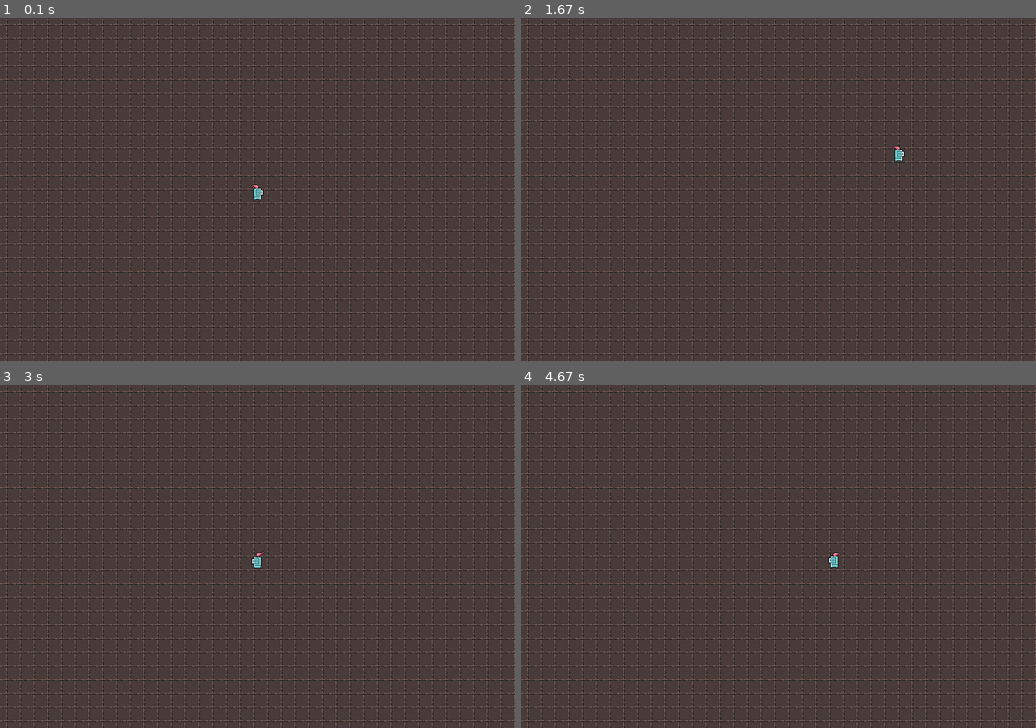
Above: before the commit, frames 1-4 (two rows, left to right).
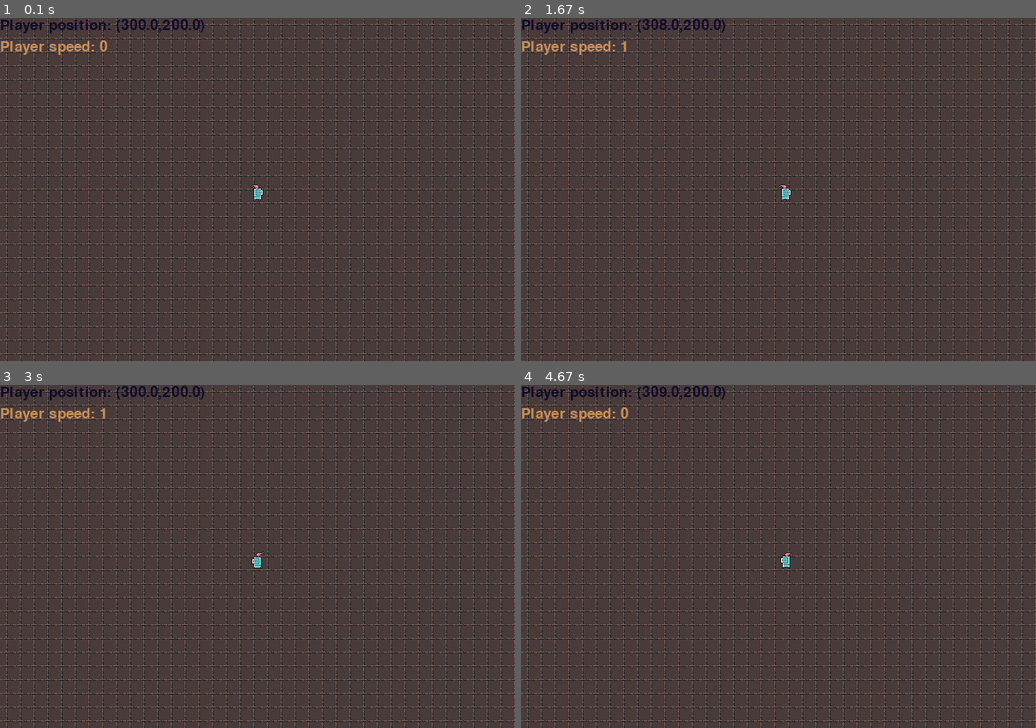
Above: after the commit, the same moments.

Repository: YoungTeurus/PYGame_Tutuorial
Game: pygame game, started from __main__.py
Same seed, same stepped clock (60 frames per second), same inputs: the game is played once before the commit and once after it.
Inputs (mouse positions are in pixels of both pictures, inside the frame that each line leads up to):
- Up to frame 1 (0.1 s): no input
- Up to frame 2 (1.67 s): hold D 0.33-0.8 s; move the mouse to (757, 203) at 0.37 s; hold W 0.83-1.13 s; hold D 1.17-1.63 s
- Up to frame 3 (3 s): hold A 1.67-2.2 s; hold S 2.23-2.53 s; hold A 2.57-2.97 s
- Up to frame 4 (4.67 s): hold W 3-3.37 s; hold D 3.4-4.03 s; hold S 4.07-4.43 s; hold A from 4.47 s (still down)

The runs differ from the first frame. In frame 1, 0.8% of the frame differs, in the area x 0-40%, y 0-11%; in frame 2, 0.9%; in frame 3, 0.8%; in frame 4, 1.0%, in the area x 0-63%, y 0-54%.

Commit message:
Рефакторинг в процессе (перед тем, как сделать загрузку изоражений из файлов)

Diff:
--- /dev/null
+++ b/Objects.py
@@ -0,0 +1,165 @@
+import random
+import pygame
+
+# Настройки
+from __main__ import window_w, window_h
+
+ticks_before_change_frame = 5  # Сколько тиков должно пройти перед сменой кадра
+
+
+# Класс камеры для отрисовки мира
+class Camera:
+    x = 0
+    y = 0
+    w = window_w
+    h = window_h
+    visible_rect = pygame.Rect(x - 100, y - 100, w + 200, h + 200)
+
+    def __init__(self):
+        pass
+
+    def move(self, dx, dy):
+        self.x += dx
+        self.y += dy
+        self.visible_rect.x, self.visible_rect.y = -self.x, -self.y
+
+
+# Класс объекта игрового мира, содержит методы draw и tick
+class WorldObject:
+    w = 25
+    h = 25
+
+    def __init__(self, surface, x, y):
+        self.surface = surface
+        self.x = x
+        self.y = y
+        self.color = (random.randint(0, 255), random.randint(0, 255), random.randint(0, 255))
+
+    def draw(self, camera=None):
+        # dx, dy = 0, 0
+        # if camera is not None:
+        #    dx = camera.x
+        #    dy = camera.y
+        # pygame.draw.rect(self.surface, self.color,
+        #                 (int(self.x - (self.w / 2) + dx),
+        #                  int(self.y - (self.h / 2) + dy),
+        #                  int(self.w),
+        #                  int(self.h))
+        #                 )
+        pass
+
+    def move(self, dx, dy):
+        self.x += dx
+        self.y += dy
+        pass
+
+    def __lt__(self, other):
+        return self.y < other.y
+
+    def tick(self):
+        pass
+
+    def __str__(self):
+        return "(WorldObject,({x},{y}))".format(**{'x': self.x,
+                                                   'y': self.y})
+
+
+# Класс объекта с текстурами
+class SpritedObject(WorldObject, pygame.sprite.Sprite):
+    w = None
+    h = None
+    need_to_scale = False
+    looking_left = False
+
+    def __init__(self, surface, x, y, image, size=None):
+        WorldObject.__init__(self, surface, x, y)
+        pygame.sprite.Sprite.__init__(self)
+        self.image = image
+        self.rect = self.image.get_rect()
+        self.rect.x += int(self.x)
+        self.rect.y += int(self.y)
+        if size is not None:
+            self.w = size[0]
+            self.h = size[1]
+            self.rect.x -= int(self.w / 2)
+            self.rect.y -= int(self.h / 2)
+            self.need_to_scale = True
+
+    def draw(self, camera=None):
+        # surface_to_draw = None
+        # rect_to_draw = None
+
+        need_to_draw = False
+        if camera is not None:
+            rect_to_draw = pygame.Rect.copy(self.rect)
+            rect_to_draw.x += camera.x
+            rect_to_draw.y += camera.y
+        else:
+            rect_to_draw = self.rect
+
+        if self.rect.colliderect(camera.visible_rect):
+            need_to_draw = True
+
+        if need_to_draw:
+            if self.need_to_scale:
+                surface_to_draw = pygame.transform.scale(self.image, (self.w, self.h))
+            else:
+                surface_to_draw = self.image
+
+            if self.looking_left:
+                surface_to_draw = pygame.transform.flip(surface_to_draw, True, False)
+
+            self.surface.blit(surface_to_draw, rect_to_draw)
+            return True
+        return False
+
+
+# Класс объекта с анимацией
+class AnimatedObject(SpritedObject):
+    frame = 0
+    timer = 0
+
+    def __init__(self, surface, x, y, image_list, size=None):
+        SpritedObject.__init__(self, surface, x, y, image_list[0], size)
+        self.image_list = image_list
+        self.len_of_image_list = len(self.image_list)
+
+    def move(self, dx, dy):
+        super().move(dx, dy)
+        self.rect.x = int(self.x - (self.w / 2))
+        self.rect.y = int(self.y - (self.h / 2))
+
+    def tick(self):
+        self.timer += 1
+        if self.timer > ticks_before_change_frame:
+            self.timer = 0
+            self.frame = (self.frame + 1) % self.len_of_image_list
+            self.image = self.image_list[self.frame]
+
+    # Пропуск кадров (для убыстрения анимации)
+    def skip_frame(self, frames=None):
+        frames_to_skip = 1
+        if frames is not None:
+            frames_to_skip = frames
+        self.frame = (self.frame + frames_to_skip) % self.len_of_image_list
+        self.image = self.image_list[self.frame]
+
+
+# Класс текстового объекта
+class TextObject(WorldObject):
+    text = ""
+
+    def __init__(self, surface, x, y, text=None):
+        super().__init__(surface, x, y)
+        self.font = pygame.font.Font(None, 25)
+        if text is not None:
+            self.text = text
+
+    def draw(self, camera=None):
+        # Создаём "картинку теста"
+        text_img = self.font.render(self.text, True, self.color)
+        # Накладываем её на поверхность
+        self.surface.blit(text_img, [self.x, self.y])
+
+    def set_text(self, text):
+        self.text = text
--- /dev/null
+++ b/Player.py
@@ -0,0 +1,71 @@
+from Objects import AnimatedObject
+from __main__ import window_w, window_h
+
+# Настройки
+percent_of_running_animation = 0.5  # На сколько процентов от максимальной скорости
+# должен двигаться игрок, чтобы ускорить анимацию
+
+
+# Класс игрока, хранящий камеру
+class Player(AnimatedObject):
+    max_speed = 4
+    current_speed = 0
+    float_current_speed = 0
+    float_acceleration = 0
+    is_moving = False
+
+    def __init__(self, surface, x, y, camera, image_list, size=None):
+        super().__init__(surface, x, y, image_list, size)
+        self.camera = camera
+
+    def player_move(self, direction):
+        if self.is_moving is not True:  # Если игрок только начал двигаться
+            self.float_acceleration = 0.1  # Придаём начальное ускорение
+        else:
+            self.float_acceleration *= 1.005
+        if self.float_acceleration > self.max_speed:  # Ограничиваем макс. скорость
+            self.float_acceleration = self.max_speed
+        self.is_moving = True
+
+        # Собственно движение
+        if direction == 'up':
+            self.move(0, -self.current_speed)
+            if self.y + self.camera.y < 10 + self.h:  # Расстояние до края окна - 10 пикселей
+                self.camera.move(0, self.current_speed)
+        if direction == 'down':
+            self.move(0, self.current_speed)
+            if self.y + self.camera.y > window_h - 10 - self.h:  # Расстояние до края окна - 10 пикселей
+                self.camera.move(0, -self.current_speed)
+        if direction == 'left':
+            self.looking_left = True
+            self.move(-self.current_speed, 0)
+            if self.x + self.camera.x < 10 + self.w:  # Расстояние до края окна - 10 пикселей
+                self.camera.move(self.current_speed, 0)
+        if direction == 'right':
+            self.looking_left = False
+            self.move(self.current_speed, 0)
+            if self.x + self.camera.x > window_w - 10 - self.w:  # Расстояние до края окна - 10 пикселей
+                self.camera.move(-self.current_speed, 0)
+
+    def tick(self):
+        super().tick()
+        if self.is_moving is not True:  # Торможение игрока
+            self.float_acceleration = 0
+            self.float_current_speed = 0
+            self.current_speed = 0
+            return
+
+        self.float_current_speed += self.float_acceleration  # Добавляем к скорсти текущее ускорение
+        if self.float_current_speed > self.max_speed:  # Ограничиваем макс. скорость
+            self.float_current_speed = self.max_speed
+        if self.float_current_speed < 0:
+            self.float_current_speed = 0
+
+        # Пропускаем кадры анимации, если скорость достаточно большая
+        if self.float_current_speed > self.max_speed * percent_of_running_animation:
+            self.skip_frame(1)
+
+        self.current_speed = int(self.float_current_speed)
+
+    def stop_moving(self):
+        self.is_moving = False
--- a/__main__.py
+++ b/__main__.py
@@ -4,7 +4,15 @@
 import os
 import sys
 
+# Размеры окошка
+window_w = 600
+window_h = 400
 
+from Objects import Camera, SpritedObject, AnimatedObject, TextObject
+from Player import Player
+
+
+# Возвращает путь до папки скрипта
 def get_script_dir(follow_symlinks=True):
     if getattr(sys, 'frozen', False):  # py2exe, PyInstaller, cx_Freeze
         path = os.path.abspath(sys.executable)
@@ -23,164 +31,8 @@
 GREEN = (0, 200, 64)
 RED = (255, 0, 0)
 # Конец цветов
-# Размеры окошка
-window_w = 600
-window_h = 400
+
 FPS = 30
-ticks_before_change_frame = 5  # Сколько тиков должно пройти перед сменой кадра
-
-
-# Класс камеры для отрисовки мира?
-class Camera:
-    x = 0
-    y = 0
-    w = window_w
-    h = window_h
-    visible_rect = pygame.Rect(x - 100, y - 100, w + 200, h + 200)
-
-    def __init__(self):
-        pass
-
-    def move(self, dx, dy):
-        self.x += dx
-        self.y += dy
-        self.visible_rect.x, self.visible_rect.y = -self.x, -self.y
-
-
-# Класс объекта игрового мира, содержит методы draw и tick
-class WorldObject:
-    w = 25
-    h = 25
-
-    def __init__(self, surface, x, y):
-        self.surface = surface
-        self.x = x
-        self.y = y
-        self.color = (random.randint(0, 255), random.randint(0, 255), random.randint(0, 255))
-
-    def draw(self, camera=None):
-        dx, dy = 0, 0
-        if camera is not None:
-            dx = camera.x
-            dy = camera.y
-        pygame.draw.rect(self.surface, self.color,
-                         (int(self.x - (self.w / 2) + dx),
-                          int(self.y - (self.h / 2) + dy),
-                          int(self.w),
-                          int(self.h))
-                         )
-
-    def move(self, dx, dy):
-        self.x += dx
-        self.y += dy
-
-    def __lt__(self, other):
-        return self.y < other.y
-
-    def tick(self):
-        pass
-
-
-# Класс объекта с текстурами
-class SpritedObject(WorldObject, pygame.sprite.Sprite):
-    w = None
-    h = None
-    need_to_scale = False
-    looking_left = False
-
-    def __init__(self, surface, x, y, image, size=None):
-        WorldObject.__init__(self, surface, x, y)
-        pygame.sprite.Sprite.__init__(self)
-        self.image = image
-        self.rect = self.image.get_rect()
-        self.rect.x += int(self.x)
-        self.rect.y += int(self.y)
-        if size is not None:
-            self.w = size[0]
-            self.h = size[1]
-            self.rect.x -= int(self.w / 2)
-            self.rect.y -= int(self.h / 2)
-            self.need_to_scale = True
-
-    def draw(self, camera=None):
-        # surface_to_draw = None
-        # rect_to_draw = None
-
-        need_to_draw = False
-        if camera is not None:
-            rect_to_draw = pygame.Rect.copy(self.rect)
-            rect_to_draw.x += camera.x
-            rect_to_draw.y += camera.y
-        else:
-            rect_to_draw = self.rect
-
-        if self.rect.colliderect(camera.visible_rect):
-            need_to_draw = True
-
-        if need_to_draw:
-            if self.need_to_scale:
-                surface_to_draw = pygame.transform.scale(self.image, (self.w, self.h))
-            else:
-                surface_to_draw = self.image
-
-            if self.looking_left:
-                surface_to_draw = pygame.transform.flip(surface_to_draw, True, False)
-
-            self.surface.blit(surface_to_draw, rect_to_draw)
-            return True
-        return False
-
-
-# Класс объекта с анимацией
-class AnimatedObject(SpritedObject):
-    frame = 0
-    timer = 0
-
-    def __init__(self, surface, x, y, image_list, size=None):
-        SpritedObject.__init__(self, surface, x, y, image_list[0], size)
-        self.image_list = image_list
-        self.len_of_image_list = len(self.image_list)
-
-    def move(self, dx, dy):
-        super().move(dx, dy)
-        self.rect.x = int(self.x - (self.w / 2))
-        self.rect.y = int(self.y - (self.h / 2))
-
-    def tick(self):
-        self.timer += 1
-        if self.timer > ticks_before_change_frame:
-            self.timer = 0
-            self.frame = (self.frame + 1) % self.len_of_image_list
-            self.image = self.image_list[self.frame]
-
-
-# Класс игрока, хранящий камеру
-class Player(AnimatedObject):
-    speed = 5
-
-    def __init__(self, surface, x, y, camera, image_list, size=None):
-        super().__init__(surface, x, y, image_list, size)
-        self.camera = camera
-
-    def player_move(self, direction):
-        if direction == 'up':
-            self.move(0, -self.speed)
-            if self.y + self.camera.y < 10 + self.h:  # Расстояние до края окна - 10 пикселей
-                self.camera.move(0, self.speed)
-        if direction == 'down':
-            self.move(0, self.speed)
-            if self.y + self.camera.y > window_h - 10 - self.h:  # Расстояние до края окна - 10 пикселей
-                self.camera.move(0, -self.speed)
-        if direction == 'left':
-            self.looking_left = True
-            self.move(-self.speed, 0)
-            if self.x + self.camera.x < 10 + self.w:  # Расстояние до края окна - 10 пикселей
-                self.camera.move(self.speed, 0)
-        if direction == 'right':
-            self.looking_left = False
-            self.move(self.speed, 0)
-            if self.x + self.camera.x > window_w - 10 - self.w:  # Расстояние до края окна - 10 пикселей
-                self.camera.move(-self.speed, 0)
 
 
 def main():
@@ -205,7 +57,7 @@
         pygame.image.load(directory_to_load + "\\sprites\\knight_f_idle_anim_f2.png").convert_alpha(),
         pygame.image.load(directory_to_load + "\\sprites\\knight_f_idle_anim_f3.png").convert_alpha(),
     ]
-    floor_img = pygame.image.load(directory_to_load + "\\floor.png").convert_alpha()
+    floor_img = pygame.image.load(directory_to_load + "\\sprites\\floor.png").convert_alpha()
 
     # Объявление карты и массива объектов
     map_tiles = []  # Карта, представляющая собой "пол"
@@ -225,6 +77,13 @@
                                            i * 16, j * 16, floor_img, (16, 16)
                                            )
                              )
+    # Добавление текстовых объектов
+    debug_text_player_position = TextObject(window, 0, 0, "Player position: ({},{})".format(
+        player.x, player.y))
+    debug_text_player_speed = TextObject(window, 0, 25, "Player speed: {}".format(
+        player.current_speed))
+    objects.append(debug_text_player_position)
+    objects.append(debug_text_player_speed)
 
     while game_playing:
 
@@ -251,15 +110,25 @@
         else:
             object_placed = False
 
+        is_move_button_pressed = False  # Была ли нажата клавиша двжиения
         # Обработка событий клавиатуры
-        if keyboard_pressed[pygame.K_a]:
-            player.player_move('left')
-        if keyboard_pressed[pygame.K_d]:
-            player.player_move('right')
-        if keyboard_pressed[pygame.K_w]:
-            player.player_move('up')
-        if keyboard_pressed[pygame.K_s]:
-            player.player_move('down')
+        # Сперва обрабатываются конфликтующие случаи, если они наступают, нажатия на клавиши игнорируются
+        if not(keyboard_pressed[pygame.K_a] and keyboard_pressed[pygame.K_d]):
+            if keyboard_pressed[pygame.K_a]:
+                player.player_move('left')
+                is_move_button_pressed = True
+            if keyboard_pressed[pygame.K_d]:
+                player.player_move('right')
+                is_move_button_pressed = True
+        if not(keyboard_pressed[pygame.K_w] and keyboard_pressed[pygame.K_s]):
+            if keyboard_pressed[pygame.K_w]:
+                player.player_move('up')
+                is_move_button_pressed = True
+            if keyboard_pressed[pygame.K_s]:
+                player.player_move('down')
+                is_move_button_pressed = True
+        if is_move_button_pressed is not True:  # Если отпущены все клавиши движения
+            player.stop_moving()  # Прекращаем двигаться
 
         # Отрисовка карты
         num_of_drawn_objects = 0  # Количество отрисованных объектов
@@ -277,6 +146,12 @@
         for obj in objects:
             obj.tick()
 
+        # Изменение показаний дебаг-информации
+        debug_text_player_position.set_text("Player position: ({},{})".format(
+            player.x, player.y))
+        debug_text_player_speed.set_text("Player speed: {}".format(
+            player.current_speed))
+
         # Обновление экрана
         pygame.display.update()
 
Renamed: client.py -> Test_files/client.py
Renamed: server.py -> Test_files/server.py
Binary file removed: enemy_1.png
Renamed: floor.png -> sprites/floor.png
